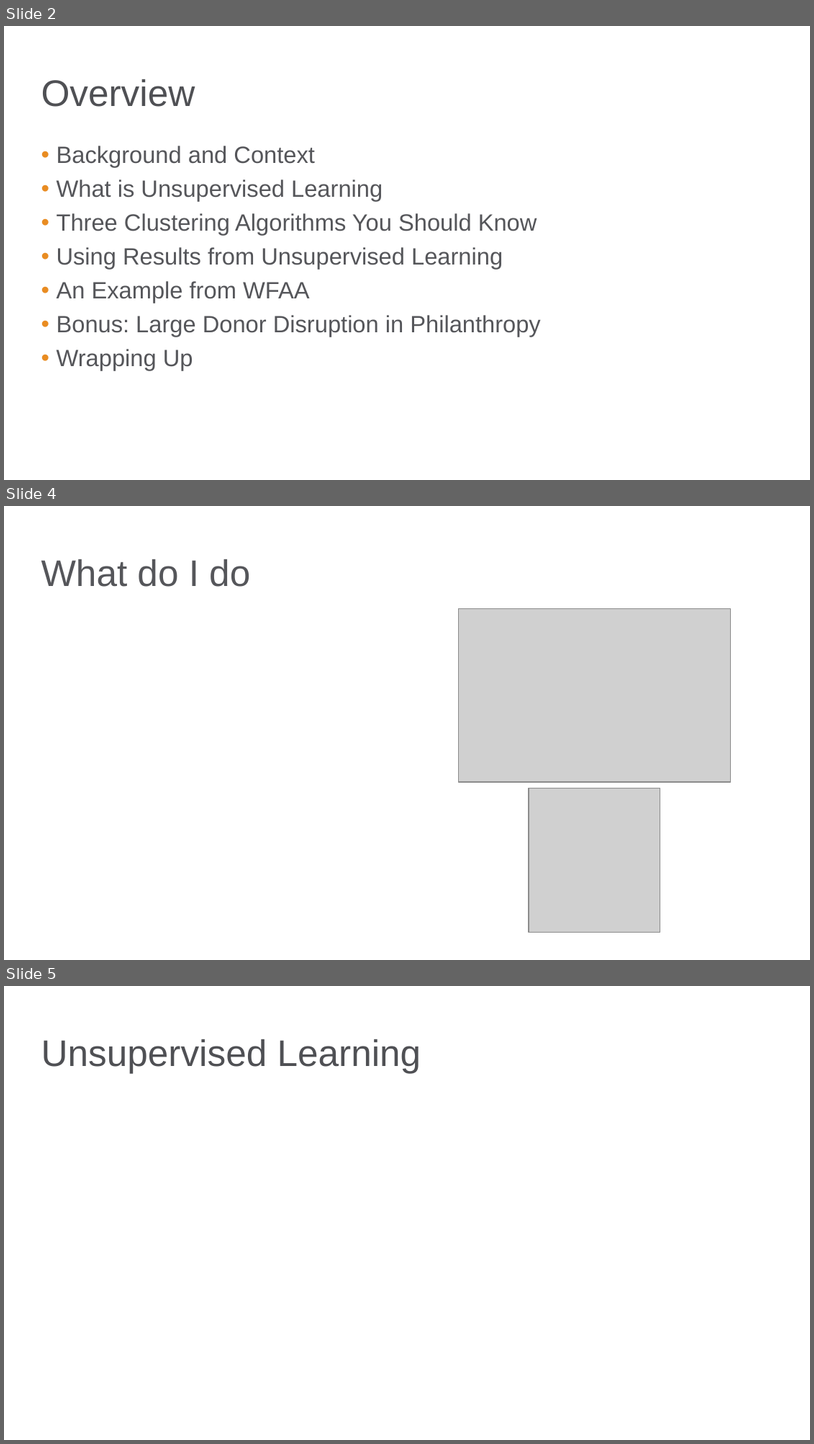
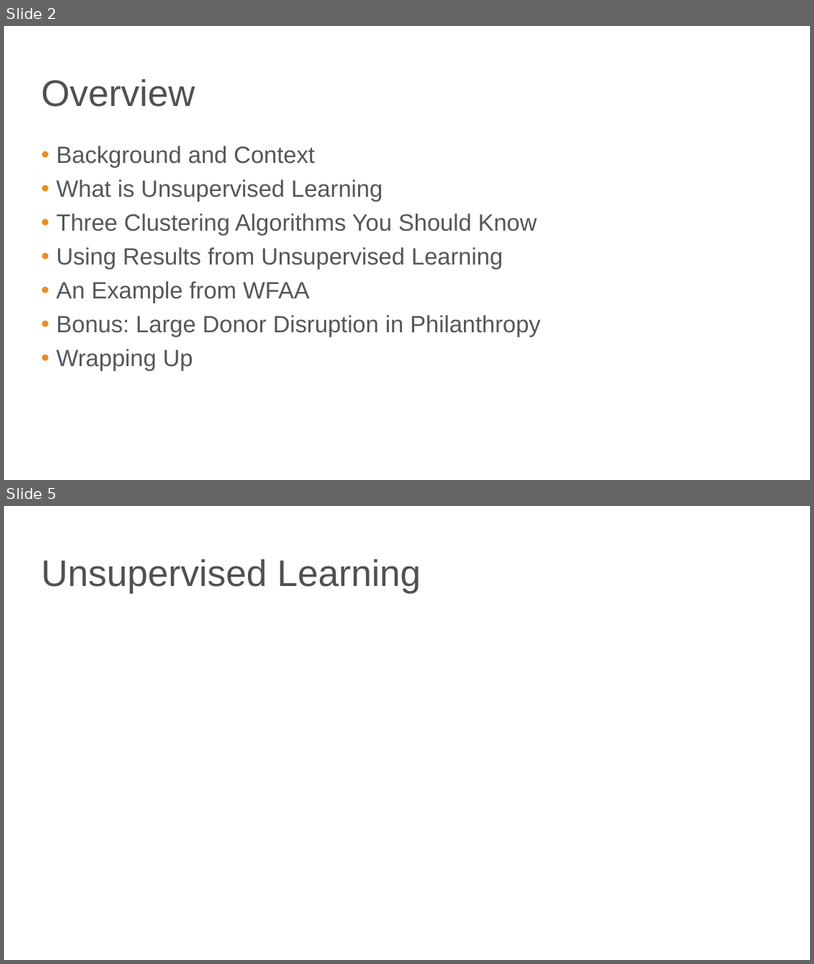
Before and after one commit to bgstieber/APRA-PD-DAS-2019, a slide deck: Generating Insights from Clustering Large Donors - BStieber APRA DAS19.pptx. Shown one above the other, each under a label of ours: slides 2, 4 and 5 before the commit, slides 2 and 5 after it; the slides between them are not shown. The pictures are 814x1444 and 814x964 pixels, drawn with LibreOffice and Linux fonts; fonts in the diff are those of the drawing; grey boxes stand for pictures; background and template pictures are left out. Boxes give left, top, right and bottom in pixels: in the first picture for what was removed or moved away, otherwise in the second. Text is boxed around its words. In the diff, an @@ line names an element or a change of style, - is before the commit and + after.

```diff
--- a/Generating Insights from Clustering Large Donors - BStieber APRA DAS19.pptx
+++ b/Generating Insights from Clustering Large Donors - BStieber APRA DAS19.pptx
@@ slide 4 removed at bbox=[4, 506, 810, 960], background picture (left out) @@
@@ title removed at bbox=[41, 559, 250, 587] @@
-What do I do
@@ picture removed at bbox=[459, 608, 730, 782] @@
@@ picture removed at bbox=[529, 788, 661, 932] @@
```
Also in this commit, not shown: 2 slides changed, 5 slides added, 2 other slides removed, 3 other files.
